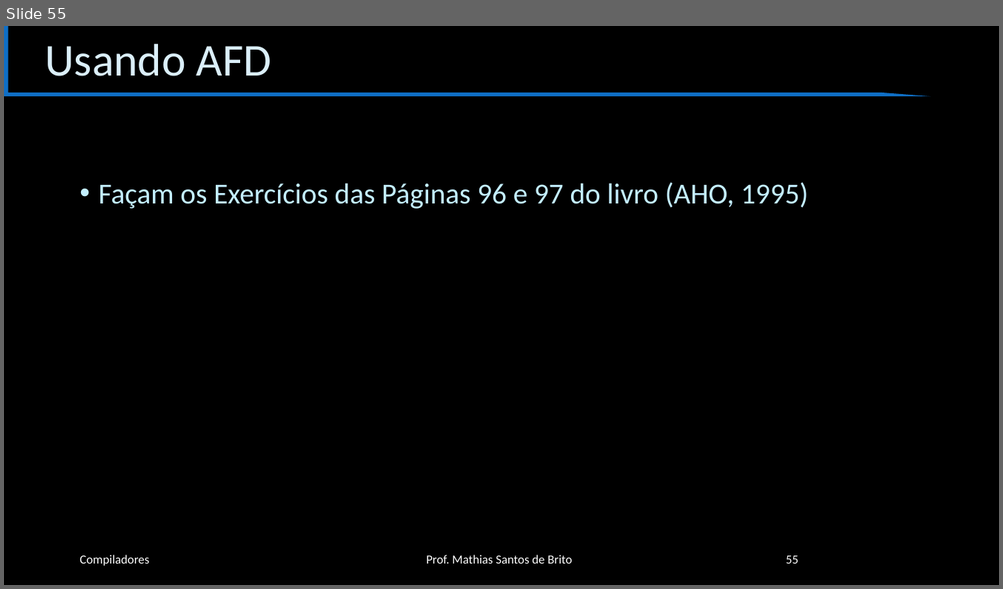
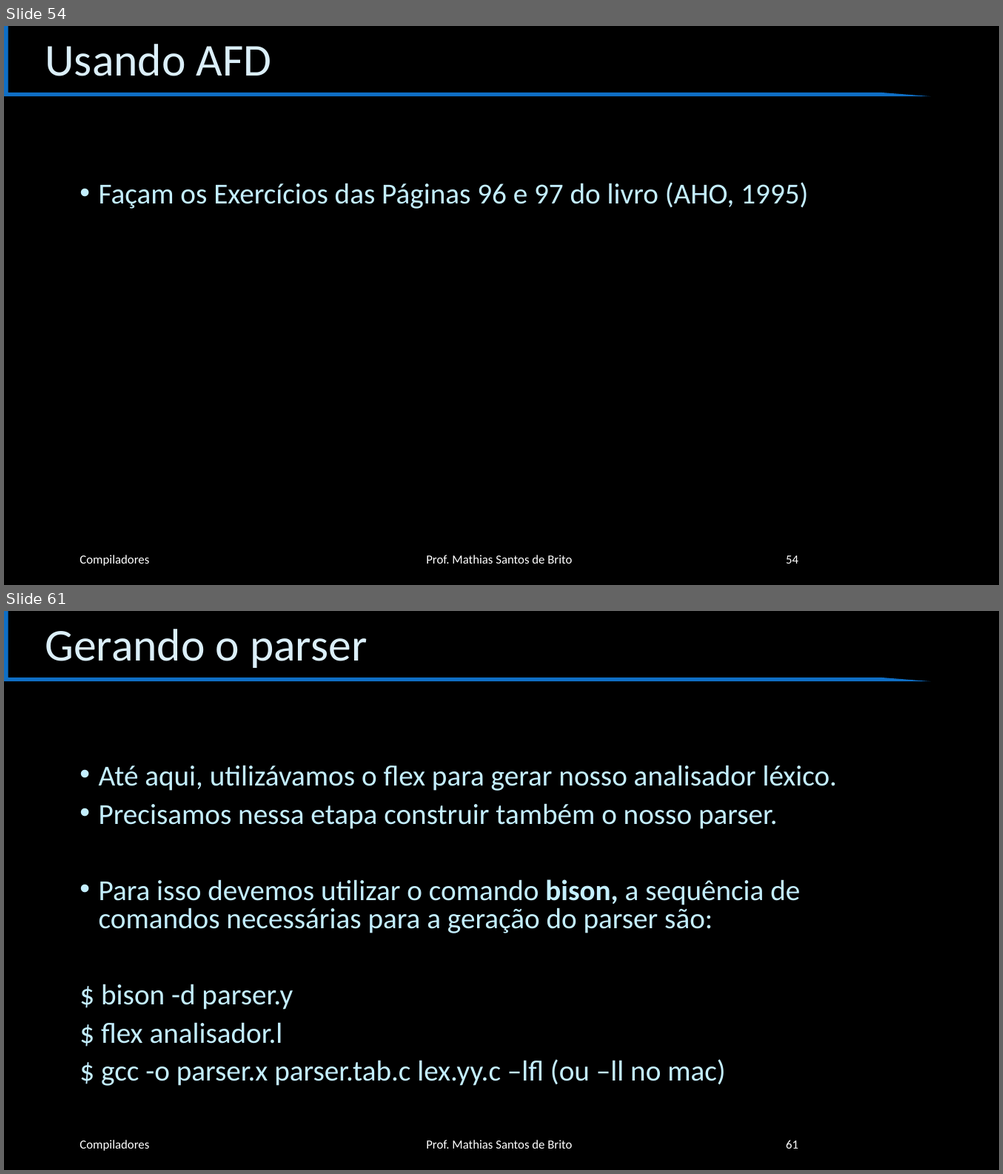
Before and after one commit to cet058-Org/2019.1, a slide deck: slides.pptx. Shown one above the other, each under a label of ours: slide 55 before the commit, slides 54 and 61 after it; the slides between them are not shown. The pictures are 1003x589 and 1003x1174 pixels, drawn with LibreOffice and Linux fonts; fonts in the diff are those of the drawing; background and template pictures are left out. Boxes give left, top, right and bottom in pixels: in the first picture for what was removed or moved away, otherwise in the second. Text is boxed around its words. In the diff, an @@ line names an element or a change of style, - is before the commit and + after.

```diff
--- a/slides.pptx
+++ b/slides.pptx
@@ slide 61 added at box(4, 611, 999, 1170), background #000000; not listed: 1 template element that a slide beside it also shows @@
@@ title added at box(45, 629, 367, 668), 44 pt, text #DBEFF9 @@
+Gerando o parser
@@ text added at box(99, 765, 837, 1086), 28 pt, text #C4EFFF @@
+• Até aqui, utilizávamos o flex para gerar nosso analisador léxico.
+• Precisamos nessa etapa construir também o nosso parser.
+• Para isso devemos utilizar o comando bison, a sequência de comandos necessárias para a geração do parser são:
+$ bison -d parser.y
+$ flex analisador.l
+$ gcc -o parser.x parser.tab.c lex.yy.c –lfl (ou –ll no mac)
@@ text added at box(79, 1140, 149, 1151), 12 pt, text #FFFFFF @@
+Compiladores
@@ text added at box(426, 1140, 572, 1149), 12 pt, text #FFFFFF @@
+Prof. Mathias Santos de Brito
@@ page number added at box(785, 1140, 798, 1149), 12 pt, text #FFFFFF @@
+61
@@ what was slide 55 is now slide 54 @@
@@ page number at box(785, 556, 798, 564): text changed @@
-55
+54
```
Also in this commit, not shown: 2 slides changed, 7 other slides added.
